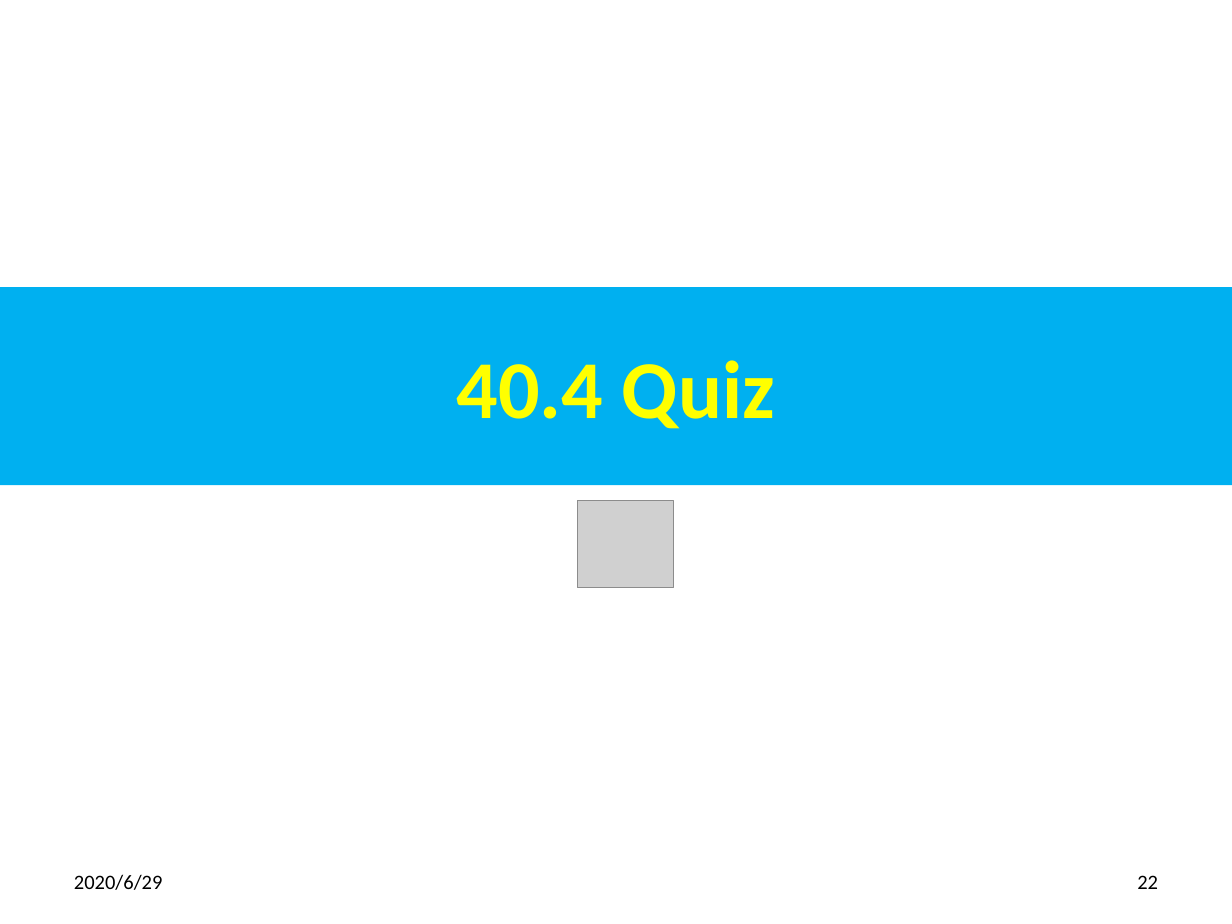
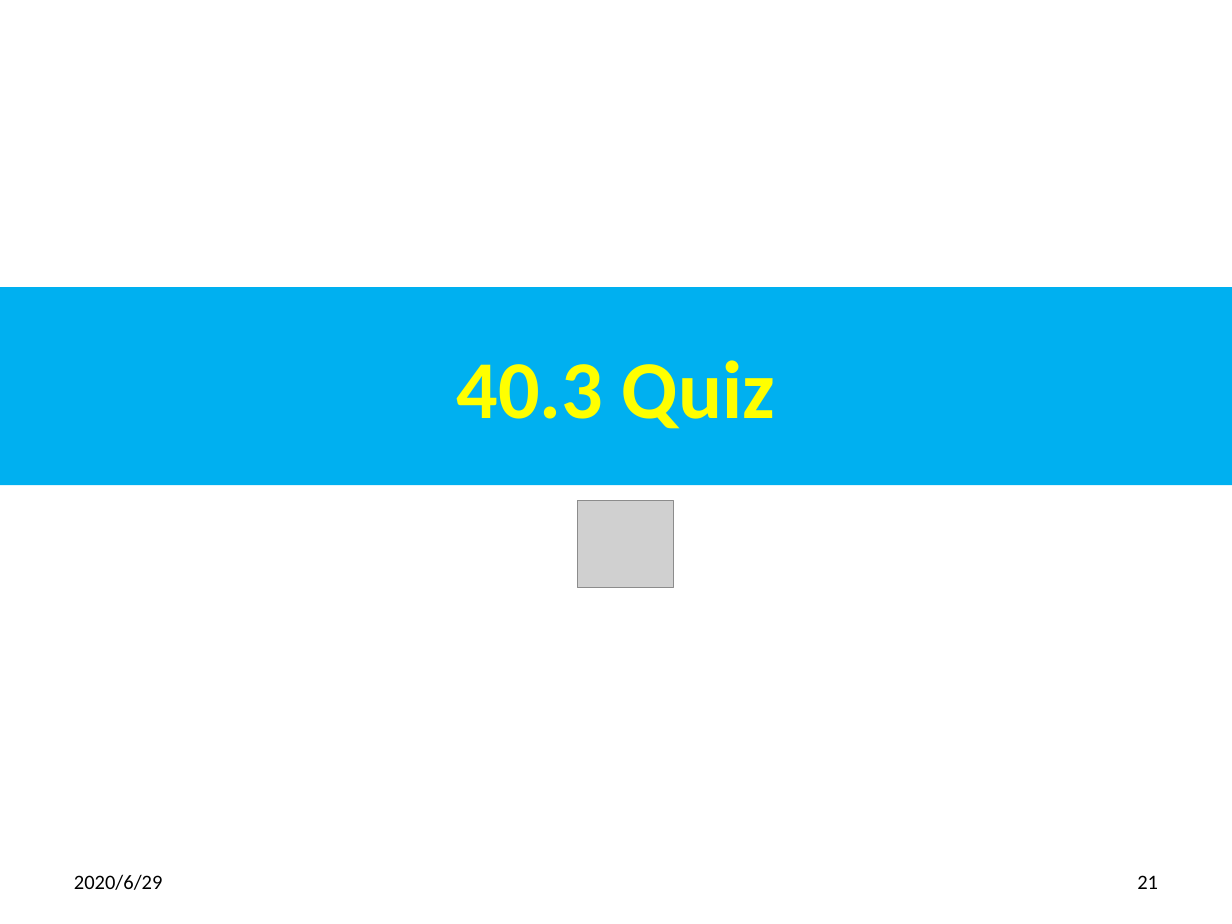
Before and after one commit to peterhchen/800-React-Hook, a slide deck: slide 21 of 40_Context3.pptx (slide 22 before the commit). Drawn at 1232x924 pixels with LibreOffice and Linux fonts; fonts in the diff are those of the drawing; grey boxes stand for pictures. Boxes give left, top, right and bottom in pixels: in the first picture for what was removed or moved away, otherwise in the second. Text is boxed around its words. In the diff, an @@ line names an element or a change of style, - is before the commit and + after.

```diff
--- a/40_Context3.pptx
+++ b/40_Context3.pptx
@@ title at <box>457,360,775,429</box>: text changed @@
-40.4 Quiz
+40.3 Quiz
@@ page number at <box>1137,875,1158,889</box>: text changed @@
-22
+21
```
Also in this commit, not shown: 2 other slides changed, 1 slide removed.
